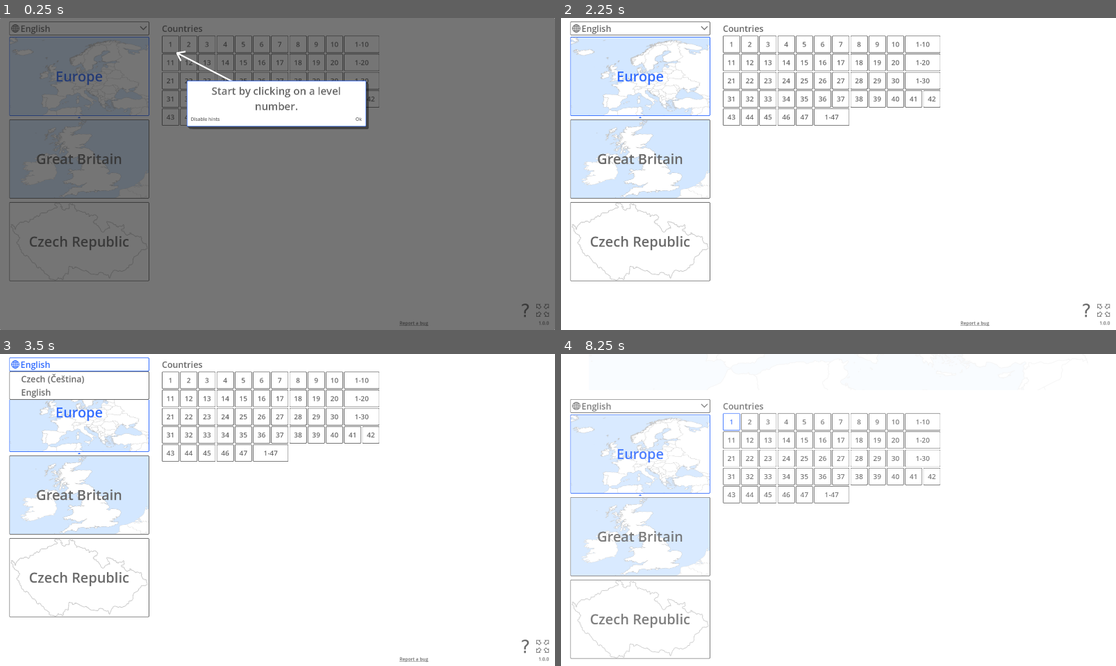
Above: before the commit, frames 1-4 (two rows, left to right).
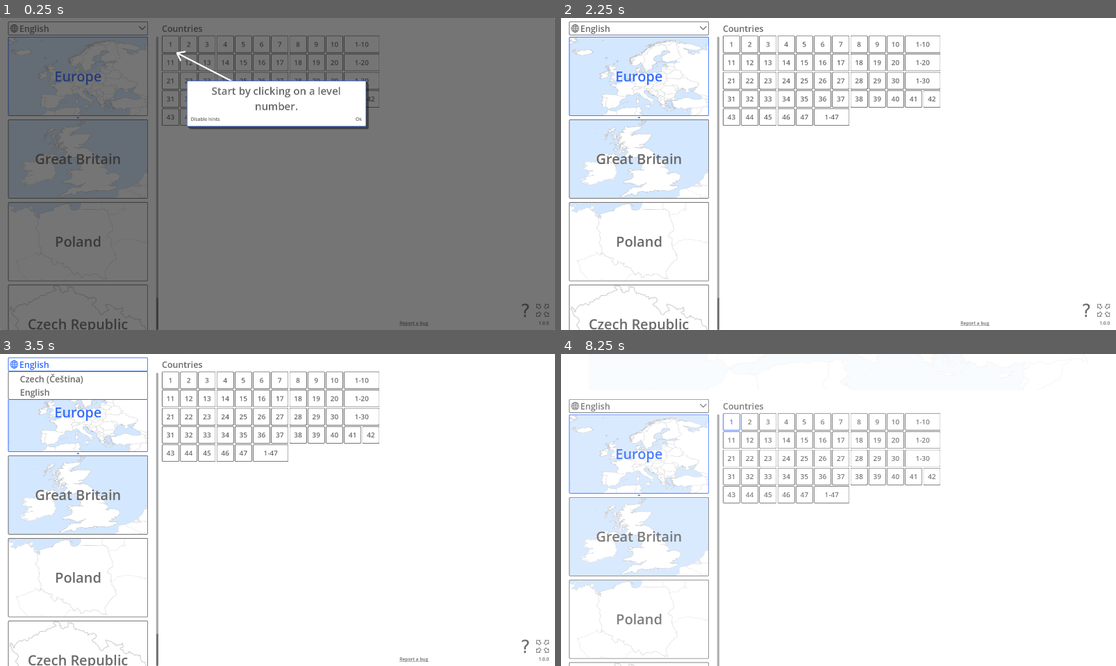
Above: after the commit, the same moments.

Repository: prvak/blind-map
Game: Godot game, scene res://Scenes/Main.tscn
Same seed, same stepped clock (60 frames per second), same inputs: the game is played once before the commit and once after it.
Inputs (mouse positions are in pixels of both pictures, inside the frame that each line leads up to):
- Up to frame 1 (0.25 s): no input
- Up to frame 2 (2.25 s): click "Ok" at 0.5 s; click (1088, 311) at 1.25 s; click "Ok" at 2 s
- Up to frame 3 (3.5 s): click "English" at 2.75 s
- Up to frame 4 (8.25 s): click (1088, 647) at 3.5 s; click "Disable hints" at 4.25 s; click "English" at 5 s; click (1088, 647) at 5.75 s; click "Disable hints" at 6.5 s; click "English" at 7.25 s; tap Enter at 8 s; move the mouse to (733, 378) at 8.02 s; click (733, 378) at 8.17 s

The runs differ from the first frame. In frame 1, 1.8% of the frame differs, in the area x 1-29%, y 1-100%; in frame 2, 3.5%; in frame 3, 3.6%; in frame 4, 2.8%.

Commit message:
Add map of Poland

Diff:
--- /dev/null
+++ b/BlindMap/Data/PL/Cities/Resources/Levels/PlCitiesAll.tres
@@ -0,0 +1,12 @@
+[gd_resource type="Resource" script_class="LevelSequenceResource" load_steps=3 format=3 uid="uid://d2i12mnenbsa8"]
+
+[ext_resource type="Resource" uid="uid://d0gm3i4ih5mm0" path="res://Data/PL/Cities/Resources/PlCities.tres" id="1_2qx7t"]
+[ext_resource type="Script" path="res://Scripts/Resources/LevelSequenceResource.gd" id="1_4ha1t"]
+
+[resource]
+script = ExtResource("1_4ha1t")
+Id = "all"
+DataSet = ExtResource("1_2qx7t")
+Filter = "all"
+Name = "Cities"
+Levels = ["L:1-10", "T:1-10", "L:11-20", "T:1-20", "L:21-30", "T:1-30"]
--- /dev/null
+++ b/BlindMap/Data/PL/Cities/Resources/Levels/PlCitiesSelection.tres
@@ -0,0 +1,12 @@
+[gd_resource type="Resource" script_class="LevelSequenceResource" load_steps=3 format=3 uid="uid://b04adcnvm0nde"]
+
+[ext_resource type="Resource" uid="uid://d0gm3i4ih5mm0" path="res://Data/PL/Cities/Resources/PlCities.tres" id="1_ggw5a"]
+[ext_resource type="Script" path="res://Scripts/Resources/LevelSequenceResource.gd" id="2_8kaxh"]
+
+[resource]
+script = ExtResource("2_8kaxh")
+Id = "selection"
+DataSet = ExtResource("1_ggw5a")
+Filter = "selection"
+Name = "Selection"
+Levels = ["L:1-14", "T:1-14"]
--- /dev/null
+++ b/BlindMap/Data/PL/Cities/Resources/PlCities.tres
@@ -0,0 +1,10 @@
+[gd_resource type="Resource" script_class="DataSetResource" load_steps=3 format=3 uid="uid://d0gm3i4ih5mm0"]
+
+[ext_resource type="Script" path="res://Scripts/Resources/DataSetResource.gd" id="1_e8rw3"]
+[ext_resource type="Texture2D" uid="uid://biy44gwvkk4ba" path="res://Data/PL/Map.png" id="1_j5m4w"]
+
+[resource]
+script = ExtResource("1_e8rw3")
+Id = "pl-cities"
+MapTexture = ExtResource("1_j5m4w")
+SourceFile = "res://Data/PL/Cities/Cities.txt"
--- /dev/null
+++ b/BlindMap/Data/PL/PlArea.tres
@@ -0,0 +1,18 @@
+[gd_resource type="Resource" script_class="AreaResource" load_steps=4 format=3 uid="uid://brp4k0tp53i1y"]
+
+[ext_resource type="Resource" uid="uid://d2i12mnenbsa8" path="res://Data/PL/Cities/Resources/Levels/PlCitiesAll.tres" id="1_i7m5h"]
+[ext_resource type="Script" path="res://Scripts/Resources/AreaResource.gd" id="1_mtjxw"]
+[ext_resource type="Texture2D" uid="uid://basu2s8puuapy" path="res://Data/PL/MiniMap.png" id="1_sl7at"]
+
+[resource]
+script = ExtResource("1_mtjxw")
+Id = "pl"
+Name = "Poland"
+LanguagePriorities = {
+"cs": 50.0,
+"de": 50,
+"en": 50.0,
+"pl": 100.0
+}
+MiniMapTexture = ExtResource("1_sl7at")
+LevelSequences = Array[Resource("res://Scripts/Resources/LevelSequenceResource.gd")]([ExtResource("1_i7m5h")])
--- a/BlindMap/Scenes/Main.tscn
+++ b/BlindMap/Scenes/Main.tscn
@@ -1,9 +1,13 @@
-[gd_scene load_steps=5 format=3 uid="uid://c2cssaufgdp4h"]
+[gd_scene load_steps=9 format=3 uid="uid://c2cssaufgdp4h"]
 
 [ext_resource type="PackedScene" uid="uid://cbk3gsenc1i3b" path="res://Scenes/Level.tscn" id="1_bvut5"]
 [ext_resource type="Script" path="res://Scripts/Scenes/Main.gd" id="1_vqss2"]
 [ext_resource type="PackedScene" uid="uid://crtcb644caqq3" path="res://Scenes/MainMenu.tscn" id="3_ksbav"]
+[ext_resource type="Resource" uid="uid://b7y84ygr7wx2k" path="res://Data/EU/EuArea.tres" id="4_6xir8"]
 [ext_resource type="PackedScene" uid="uid://f0d1eqgq5pbt" path="res://Scenes/HintOverlay.tscn" id="4_stv3c"]
+[ext_resource type="Resource" uid="uid://bdse5p0qc7pdu" path="res://Data/CZ/CzArea.tres" id="5_hqgds"]
+[ext_resource type="Resource" uid="uid://b0huuqqjiqkv6" path="res://Data/GB/GbArea.tres" id="6_wopo1"]
+[ext_resource type="Resource" uid="uid://brp4k0tp53i1y" path="res://Data/PL/PlArea.tres" id="7_skd1b"]
 
 [node name="Main" type="Control"]
 custom_minimum_size = Vector2(1920, 1080)
@@ -40,5 +44,6 @@
 offset_right = 1920.0
 offset_bottom = 2160.0
 grow_vertical = 1
+Areas = Array[Resource("res://Scripts/Resources/AreaResource.gd")]([ExtResource("4_6xir8"), ExtResource("5_hqgds"), ExtResource("6_wopo1"), ExtResource("7_skd1b")])
 
 [node name="HintOverlay" parent="." instance=ExtResource("4_stv3c")]
--- a/BlindMap/Scenes/MainMenu.tscn
+++ b/BlindMap/Scenes/MainMenu.tscn
@@ -123,9 +123,9 @@
 
 [node name="LanguageSelection" type="MarginContainer" parent="AreaSelection/VBoxContainer"]
 layout_mode = 2
-theme_override_constants/margin_left = 32
+theme_override_constants/margin_left = 28
 theme_override_constants/margin_top = 12
-theme_override_constants/margin_right = 32
+theme_override_constants/margin_right = 36
 theme_override_constants/margin_bottom = 1
 
 [node name="LanguageDropDown" parent="AreaSelection/VBoxContainer/LanguageSelection" instance=ExtResource("4_5i47k")]
--- a/BlindMap/Scripts/Resources/DataSetResource.gd
+++ b/BlindMap/Scripts/Resources/DataSetResource.gd
@@ -6,13 +6,13 @@
 
 var _records: Array
 
-func get_records(filter: String, filter_value: int = 1) -> Array:
+func get_records(filter: String) -> Array:
 	if _records.size() <= 0:
 		_load_records()
 	if filter == "all":
 		return _records
 
-	var filtered_records = _records.filter(func(record: Record): return record.Filters[filter] == filter_value)
+	var filtered_records = _records.filter(func(record: Record): return record.Filters[filter] != 0)
 	return filtered_records
 
 
Not shown, added: BlindMap/Data/PL/Cities/Cities.txt
Binary file added: BlindMap/Data/PL/Map.png
Not shown, added: BlindMap/Data/PL/Map.png.import
Binary file added: BlindMap/Data/PL/MiniMap.png
Not shown, added: BlindMap/Data/PL/MiniMap.png.import
Not shown, changed: BlindMap/Locale/cs.po
Not shown, changed: BlindMap/Locale/en.po
Not shown, changed: BlindMap/Locale/messages.pot
Not shown, changed: Documentation/Data sources/Cities.md
Not shown, added: Graphics/Data/PL/Map.png
Not shown, added: Graphics/Data/PL/Map.preview.png
Not shown, added: Graphics/Data/PL/Map.render.yaml
(and 16 more such lines)
